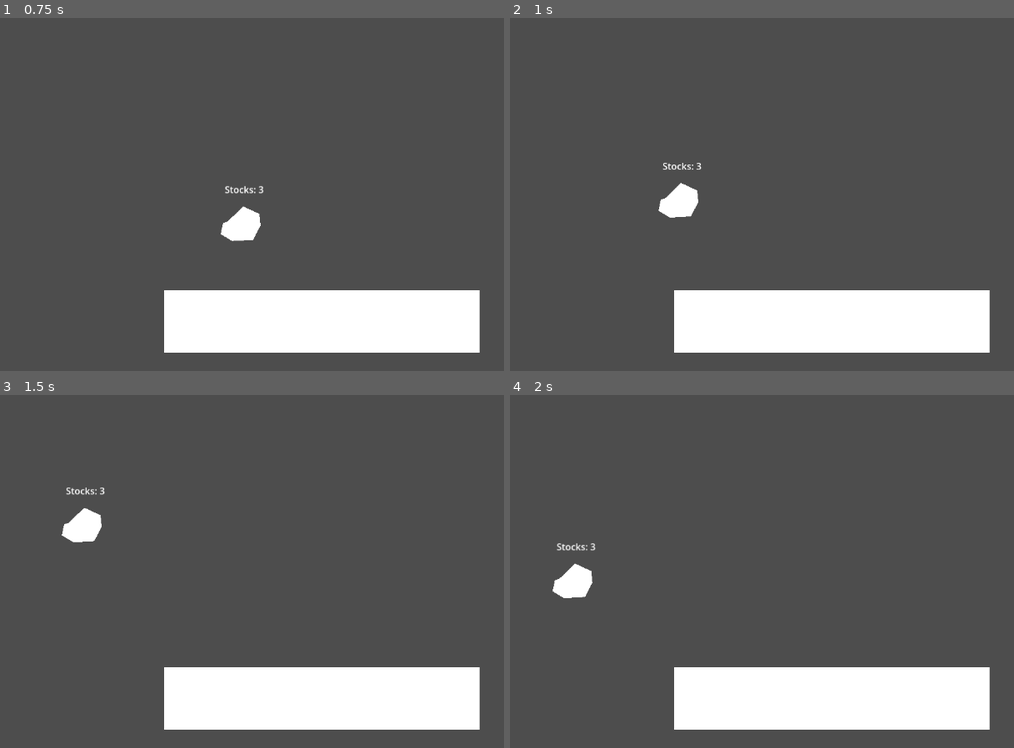
Above: before the commit, frames 1-4 (two rows, left to right).
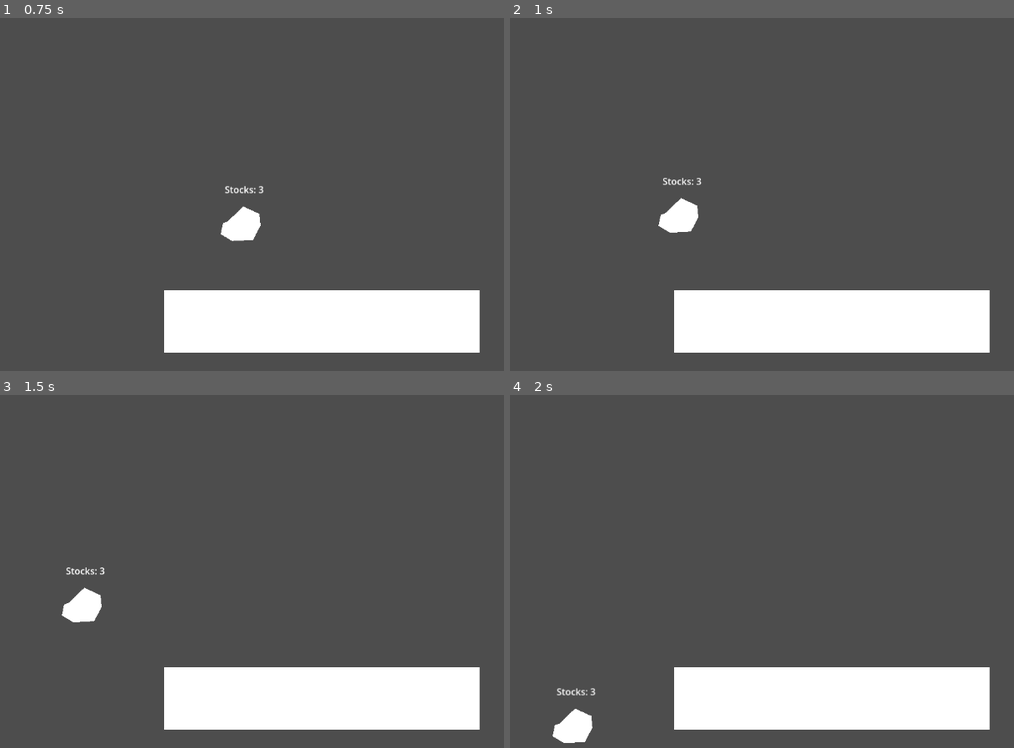
Above: after the commit, the same moments.

Repository: Iteration-Take-3/Godot-Project-Spring2025
Game: Godot game, scene res://main_stage.tscn
The game is run twice, just before and just after one commit, with the same random seed, the same clock (stepped at 60 frames per second) and the same inputs.
Inputs:
- Up to frame 1 (0.75 s): hold A (A) from 0.53 s (still down)
- Up to frame 2 (1 s): keep holding A (A); tap W (W) at 0.8 s
- Up to frame 3 (1.5 s): release A (A) at 1.28 s; tap W (W) at 1.35 s
- Up to frame 4 (2 s): tap A (A) at 1.55 s

Frame 1 is identical in both runs. In frame 2, 0.8% of the frame differs, in the area x 29-39%, y 41-61%; in frame 3, 1.3%; in frame 4, 1.3%, in the area x 8-18%, y 41-99%.

Commit message:
You can shorthop now

Diff:
--- a/spring-game-project-2025/player.gd
+++ b/spring-game-project-2025/player.gd
@@ -32,6 +32,8 @@
 			djump = false
 			velocity.y = 0
 			velocity.y -= jump_height
+	if Input.is_action_just_released("W") && velocity.y <= 0:
+		velocity.y -= velocity.y/2
 
 	if stocks < 1:
 		get_tree().quit()
--- a/spring-game-project-2025/project.godot
+++ b/spring-game-project-2025/project.godot
@@ -12,7 +12,7 @@
 
 config/name="Spring Game Project 2025"
 run/main_scene="res://main_stage.tscn"
-config/features=PackedStringArray("4.3", "Mobile")
+config/features=PackedStringArray("4.4", "Mobile")
 config/icon="res://icon.svg"
 
 [input]
Not shown, added: spring-game-project-2025/player.gd.uid
Not shown: 1 places in spring-game-project-2025/player.tscn that only renumber resources
